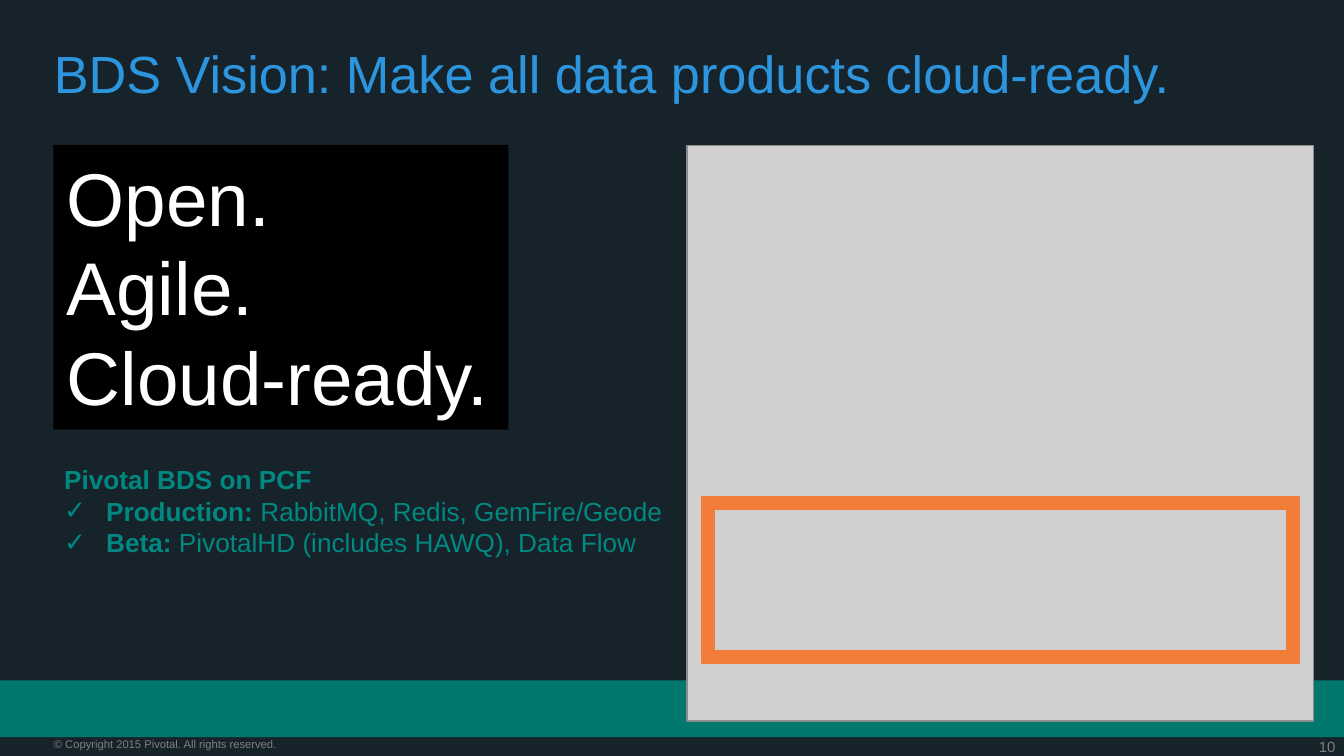
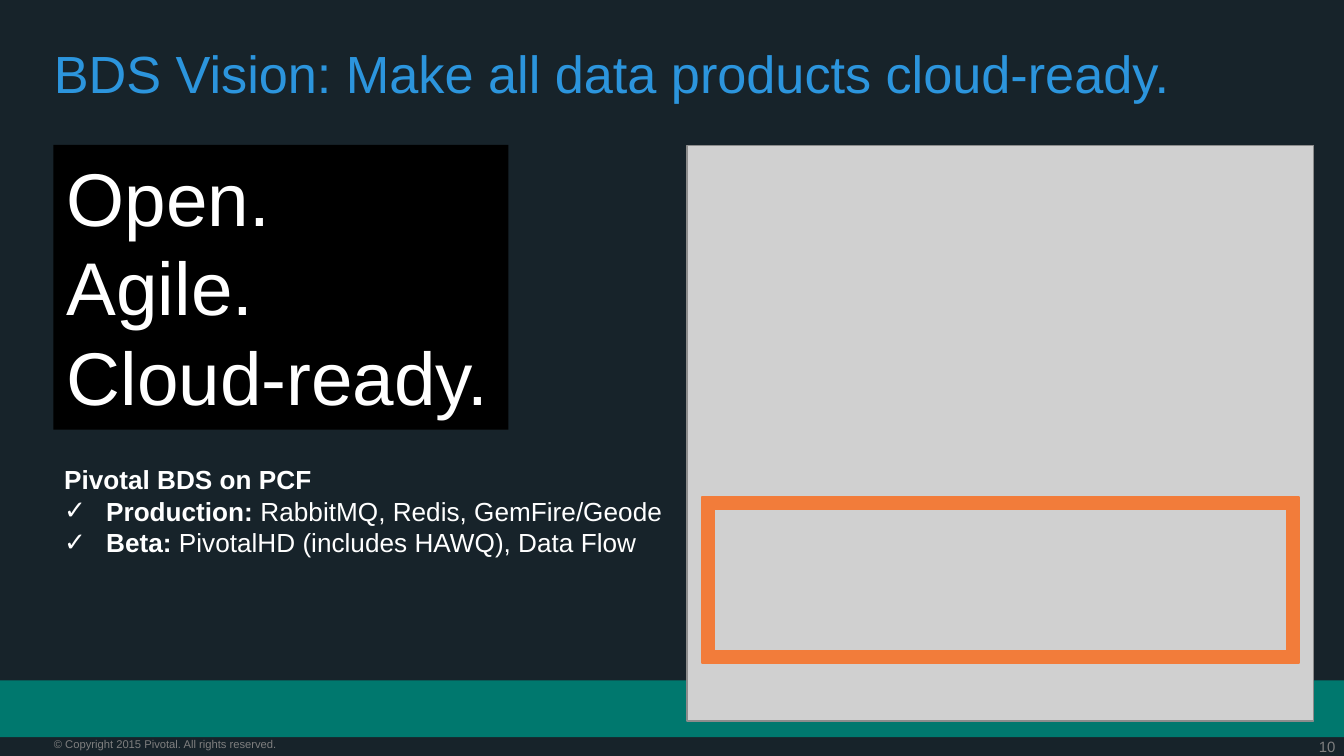
Before and after one commit to vmware-archive/PCF-Workshop-101, a slide deck: slide 10 of presentations/Session_4_Services_Overview.pptx. Drawn at 1344x756 pixels with LibreOffice and Linux fonts; fonts in the diff are those of the drawing; grey boxes stand for pictures; background and template pictures are left out. Boxes give left, top, right and bottom in pixels: in the first picture for what was removed or moved away, otherwise in the second. Text is boxed around its words. In the diff, an @@ line names an element or a change of style, - is before the commit and + after.

```diff
--- a/presentations/Session_4_Services_Overview.pptx
+++ b/presentations/Session_4_Services_Overview.pptx
@@ text "Pivotal BDS on PCF" at (64, 470, 662, 558): text colour #008881 to #FFFFFF @@
```
Also in this commit, not shown: 7 other slides changed.
